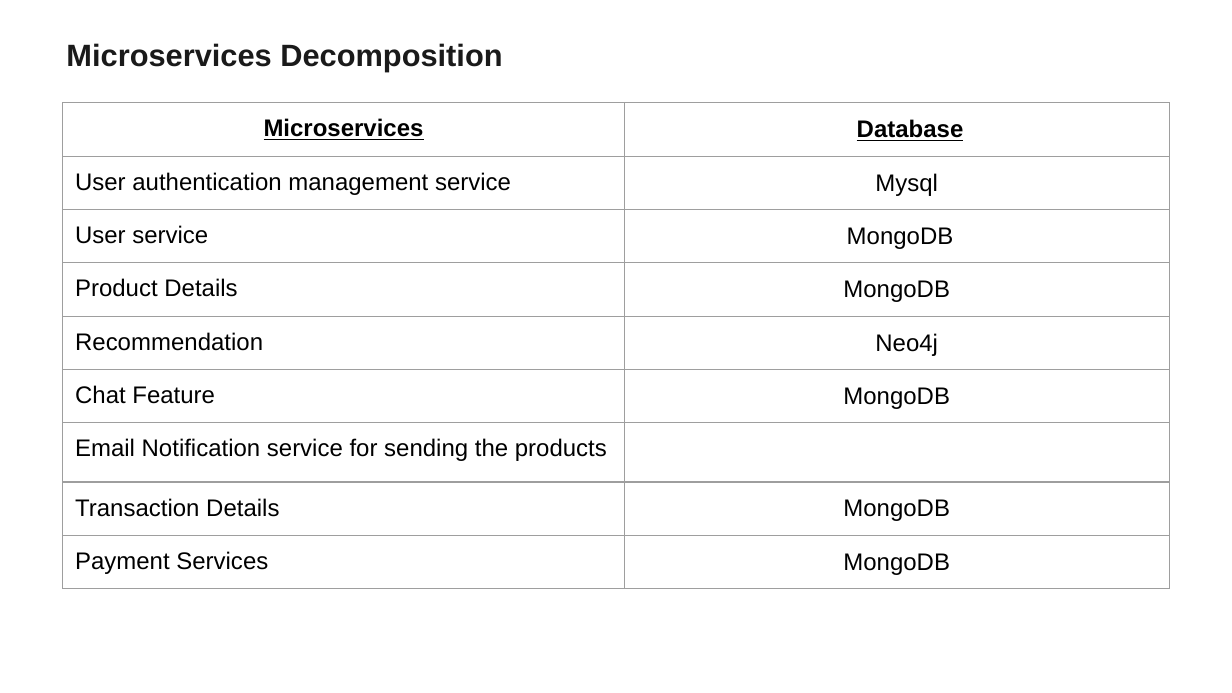
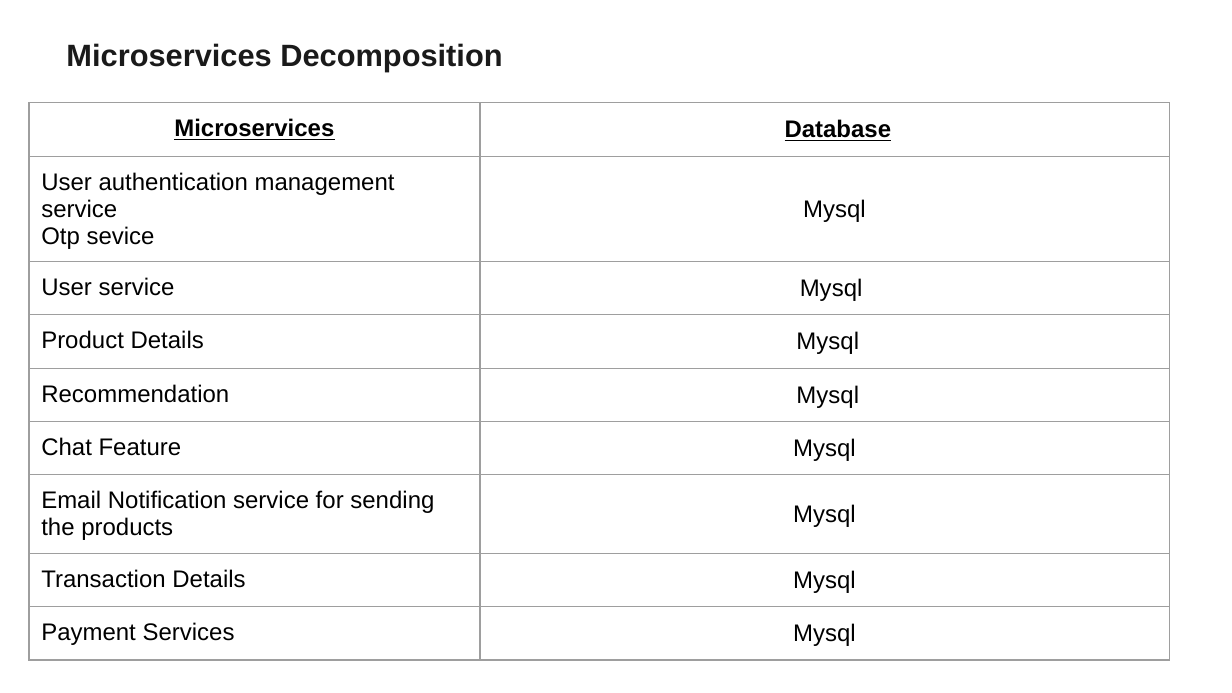
Before and after one commit to abhaykumar789/ecommerce, a slide deck: slide 16 of ppt/Product 1.pptx. Drawn at 1232x693 pixels with LibreOffice and Linux fonts; fonts in the diff are those of the drawing. Boxes give left, top, right and bottom in pixels: in the first picture for what was removed or moved away, otherwise in the second. Text is boxed around its words. In the diff, an @@ line names an element or a change of style, - is before the commit and + after.

```diff
--- a/ppt/Product 1.pptx
+++ b/ppt/Product 1.pptx
@@ table at (x1=30, y1=102, x2=1169, y2=669) @@
-row 2, column 1: User authentication management service
+row 2, column 1: User authentication management service / Otp sevice
-row 3, column 2: MongoDB
+row 3, column 2: Mysql
-row 4, column 2: MongoDB
+row 4, column 2: Mysql
-row 5, column 2: Neo4j
+row 5, column 2: Mysql
-row 6, column 2: MongoDB
+row 6, column 2: Mysql
-row 7, column 2: 
+row 7, column 2: Mysql
-row 8, column 2: MongoDB
+row 8, column 2: Mysql
-row 9, column 2: MongoDB
+row 9, column 2: Mysql
@@ table resized from (x1=63, y1=102, x2=1169, y2=579) to (x1=30, y1=102, x2=1169, y2=669) @@
```
Also in this commit, not shown: 5 other slides changed.
